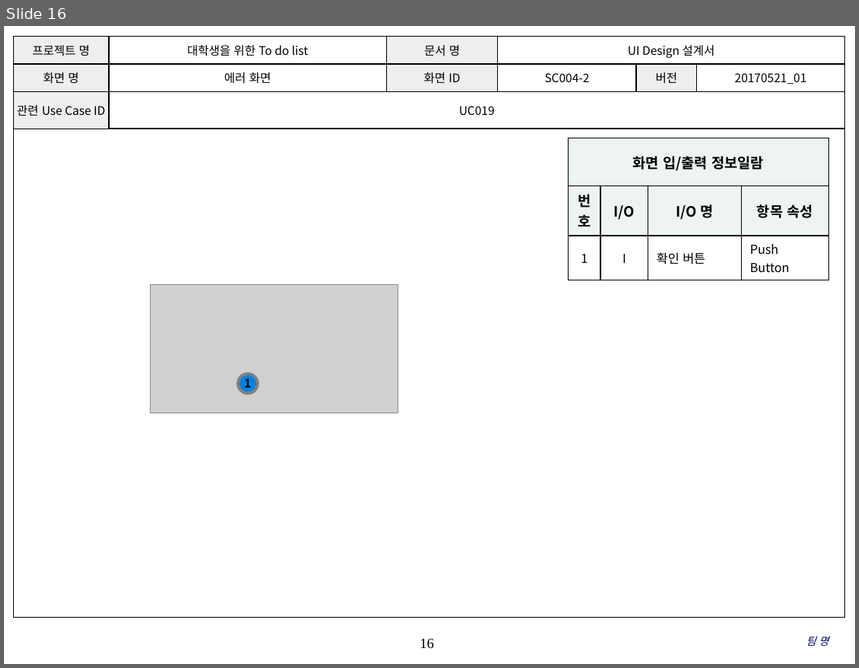
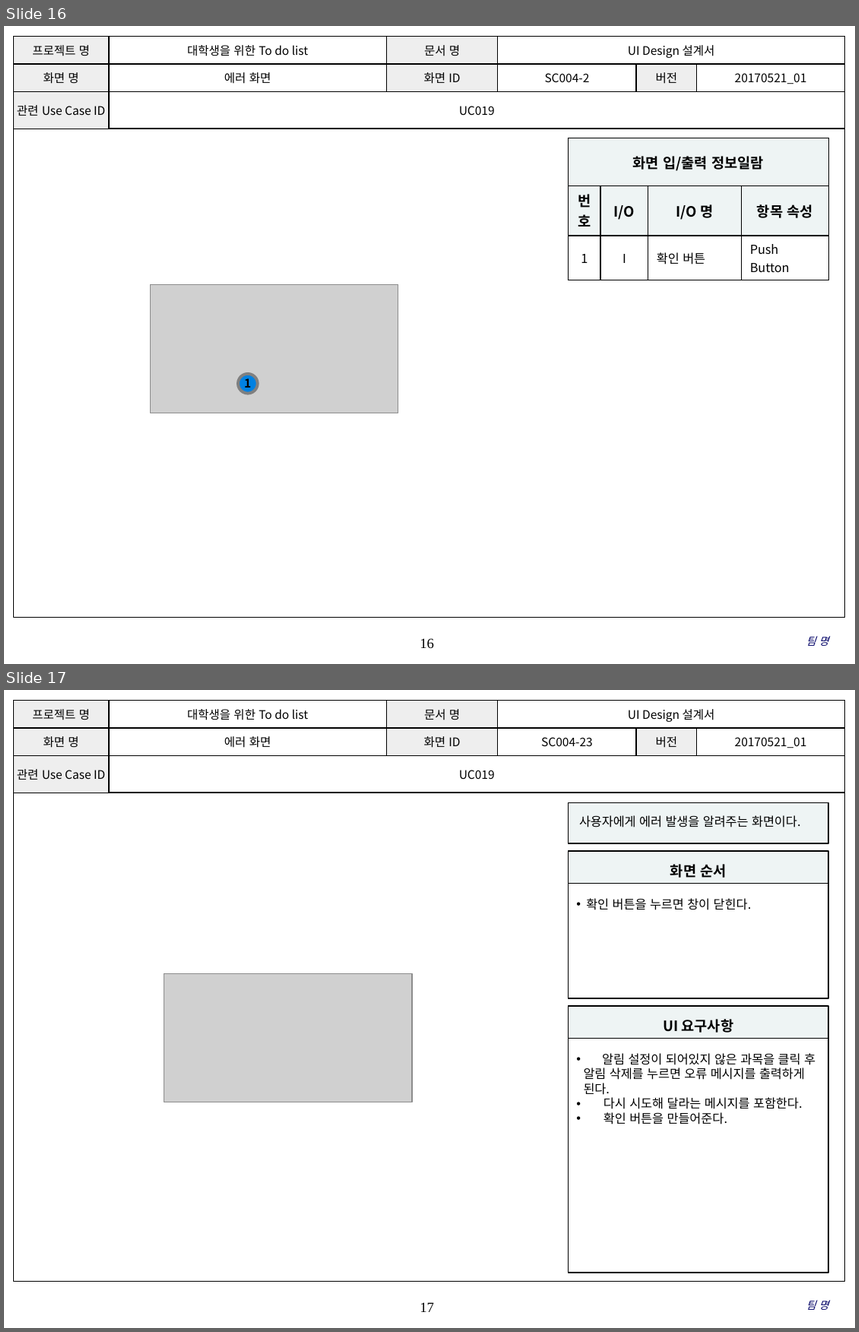
Before and after one commit to SE-admin/SE2017_4_tuna, a slide deck: doc/3_ 설계서/UI Design 설계서.pptx. Shown one above the other, each under a label of ours: slide 16 before the commit, slides 16 and 17 after it. The pictures are 859x668 and 859x1332 pixels, drawn with LibreOffice and Linux fonts; fonts in the diff are those of the drawing; grey boxes stand for pictures; background and template pictures are left out. Boxes give left, top, right and bottom in pixels: in the first picture for what was removed or moved away, otherwise in the second. Text is boxed around its words. In the diff, an @@ line names an element or a change of style, - is before the commit and + after.

Commit message:
doc/3_ 설계서/UI Design 설계서.pptx UI Design 설계서_4_tuna_김태현_20170521_02 설계서 검토 및 수정, 에러 화면 UI Design 추가

```diff
--- a/doc/3_ 설계서/UI Design 설계서.pptx
+++ b/doc/3_ 설계서/UI Design 설계서.pptx
@@ slide 17 added at bbox=[4, 690, 855, 1328], background #FFFFFF; not listed: 2 template elements that a slide beside it also shows @@
@@ table added at bbox=[13, 700, 845, 788], 3 rows, 6 columns @@
+프로젝트 명 | 대학생을 위한 To do list | 문서 명 | UI Design 설계서 |  | 
+화면 명 | 에러 화면 | 화면 ID | SC004-23 | 버전 | 20170521_01
+관련 Use Case ID | UC019 |  |  |  | 
@@ rectangle added at bbox=[569, 802, 829, 844], fill #EEF4F4, outline #000000 1 pt, 10.5 pt, text #000000 @@
+사용자에게 에러 발생을 알려주는 화면이다.
@@ rectangle added at bbox=[569, 851, 829, 883], fill #EEF4F4, outline #000000 1 pt, 12 pt, text #000000, bold @@
+화면 순서
@@ rectangle added at bbox=[569, 883, 829, 998], fill #FFFFFF, outline #000000 1 pt, 10.5 pt, text #000000 @@
+• 확인 버튼을 누르면 창이 닫힌다.
@@ picture added at bbox=[164, 974, 413, 1103] @@
@@ rectangle added at bbox=[569, 1006, 829, 1038], fill #EEF4F4, outline #000000 1 pt, 12 pt, text #000000, bold @@
+UI 요구사항
@@ rectangle added at bbox=[569, 1038, 829, 1273], fill #FFFFFF, outline #000000 1 pt, 10.5 pt, text #000000 @@
+• 알림 설정이 되어있지 않은 과목을 클릭 후
+알림 삭제를 누르면 오류 메시지를 출력하게
+된다.
+• 다시 시도해 달라는 메시지를 포함한다.
+• 확인 버튼을 만들어준다.
@@ text added at bbox=[807, 1301, 829, 1310], 9 pt, text #000066, italic @@
+팀 명
```
Also in this commit, not shown: 7 slides changed, 1 other slide added.
